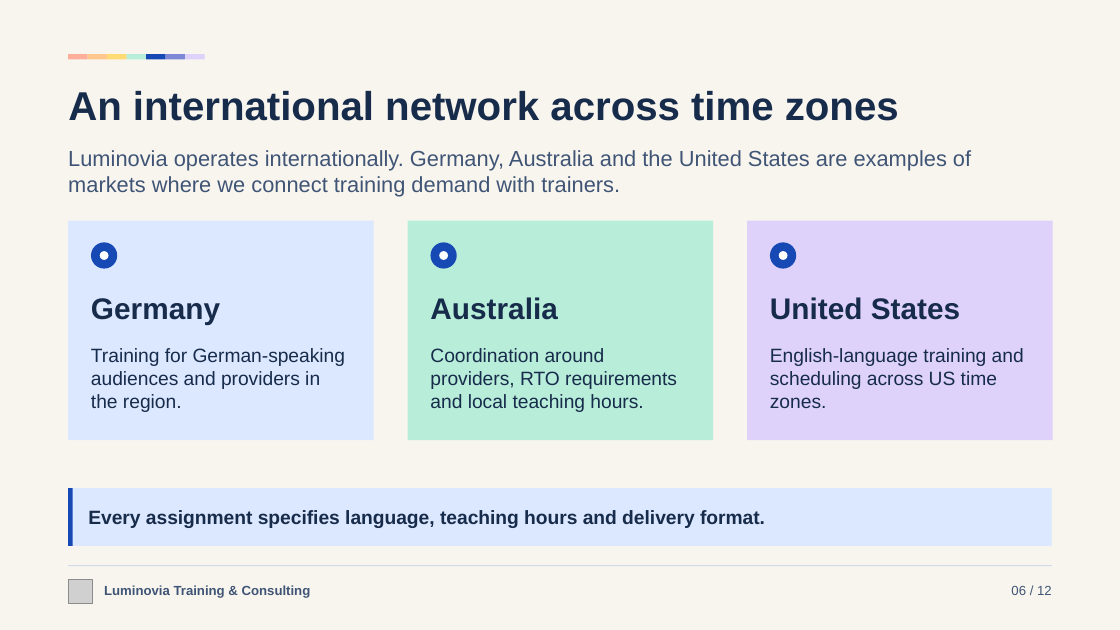
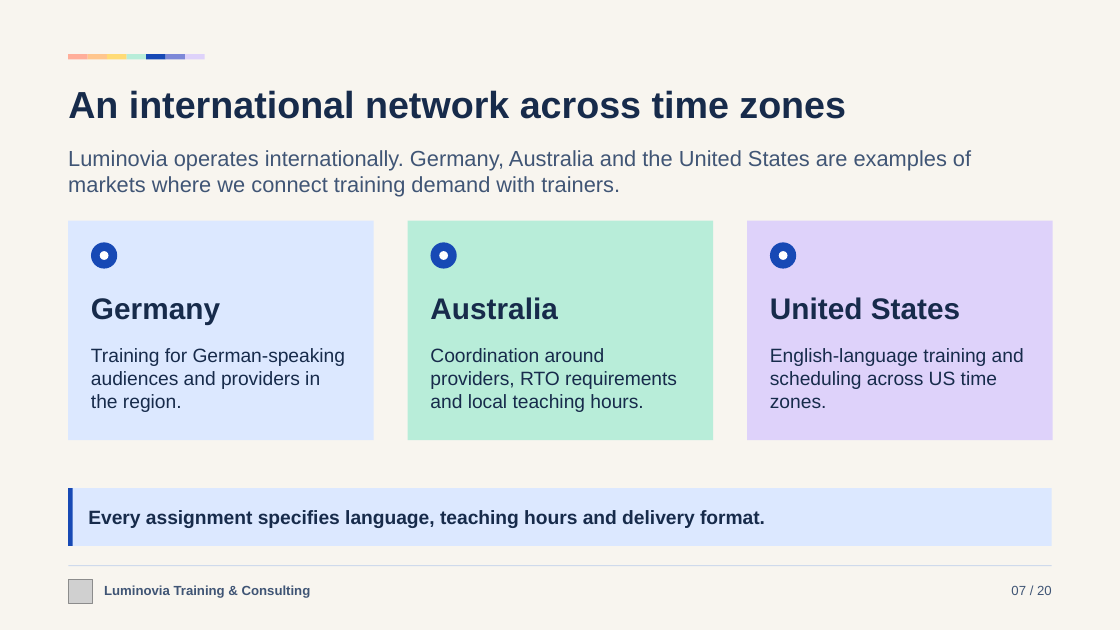
Before and after one commit to Luminovia-Training-Consulting/Luminovia-Management-Tool, a slide deck: slide 7 of docs/sales/luminovia-sales-deck-en.pptx (slide 6 before the commit). Drawn at 1120x630 pixels with LibreOffice and Linux fonts; fonts in the diff are those of the drawing; grey boxes stand for pictures. Boxes give left, top, right and bottom in pixels: in the first picture for what was removed or moved away, otherwise in the second. Text is boxed around its words. In the diff, an @@ line names an element or a change of style, - is before the commit and + after.

```diff
--- a/docs/sales/luminovia-sales-deck-en.pptx
+++ b/docs/sales/luminovia-sales-deck-en.pptx
@@ text "An international network across time ..." at <box>68,90,846,119</box>: size 34.5 to 32.2 pt @@
@@ text at <box>1011,586,1052,595</box>: text changed @@
-06 / 12
+07 / 20
```
Also in this commit, not shown: 11 other slides changed, 8 slides added, 3 other files.
